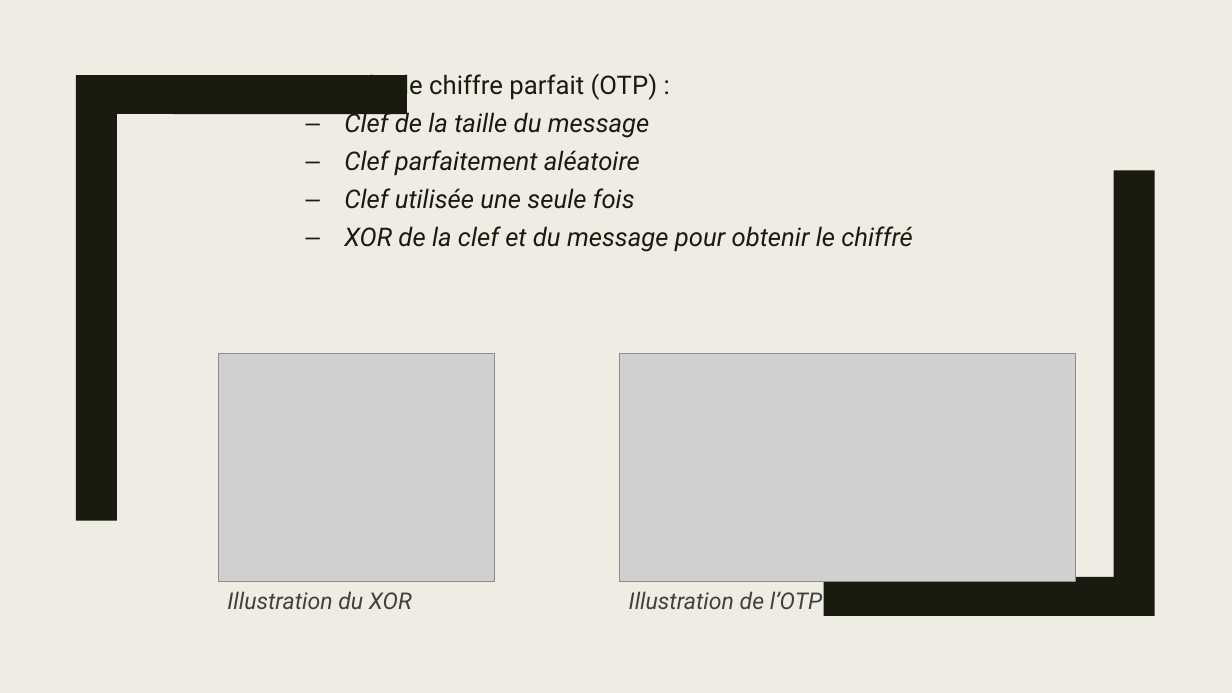
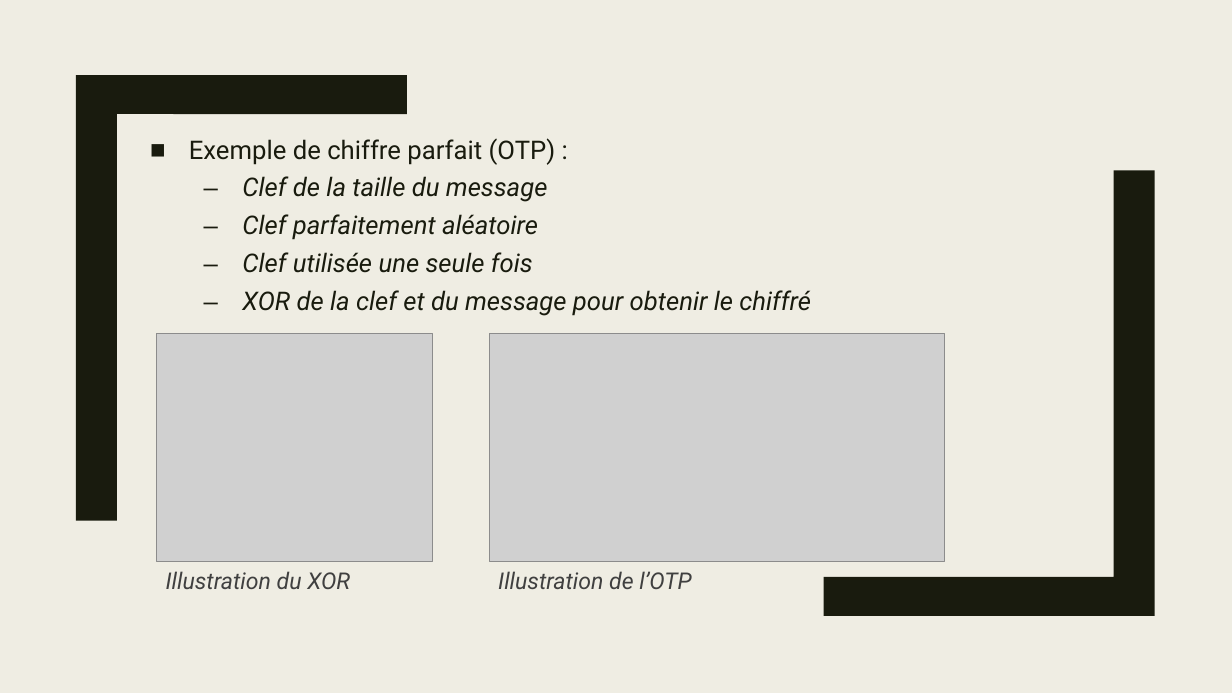
Before and after one commit to Chaman-veteran/wocsa_crypto, a slide deck: slide 7 of presentation.pptx. Drawn at 1232x693 pixels with LibreOffice and Linux fonts; fonts in the diff are those of the drawing; grey boxes stand for pictures. Boxes give left, top, right and bottom in pixels: in the first picture for what was removed or moved away, otherwise in the second. Text is boxed around its words. In the diff, an @@ line names an element or a change of style, - is before the commit and + after.

```diff
--- a/presentation.pptx
+++ b/presentation.pptx
@@ text "Exemple de chiffre parfait (OTP) ..." rewrapped from box(291, 70, 913, 252) to box(189, 138, 811, 316) @@
@@ picture: place and size @@
-picture at box(218, 353, 494, 581)
+picture at box(156, 333, 433, 561)
@@ picture: place and size @@
-picture at box(620, 353, 1076, 581)
+picture at box(489, 333, 945, 561)
@@ text "Illustration du XOR": place and size @@
-text "Illustration du XOR" at box(227, 591, 412, 609)
+text "Illustration du XOR" at box(166, 571, 350, 589)
@@ text "Illustration de l’OTP": place and size @@
-text "Illustration de l’OTP" at box(629, 591, 823, 609)
+text "Illustration de l’OTP" at box(498, 571, 692, 589)
```
Also in this commit, not shown: 5 other slides changed, 3 slides added.
